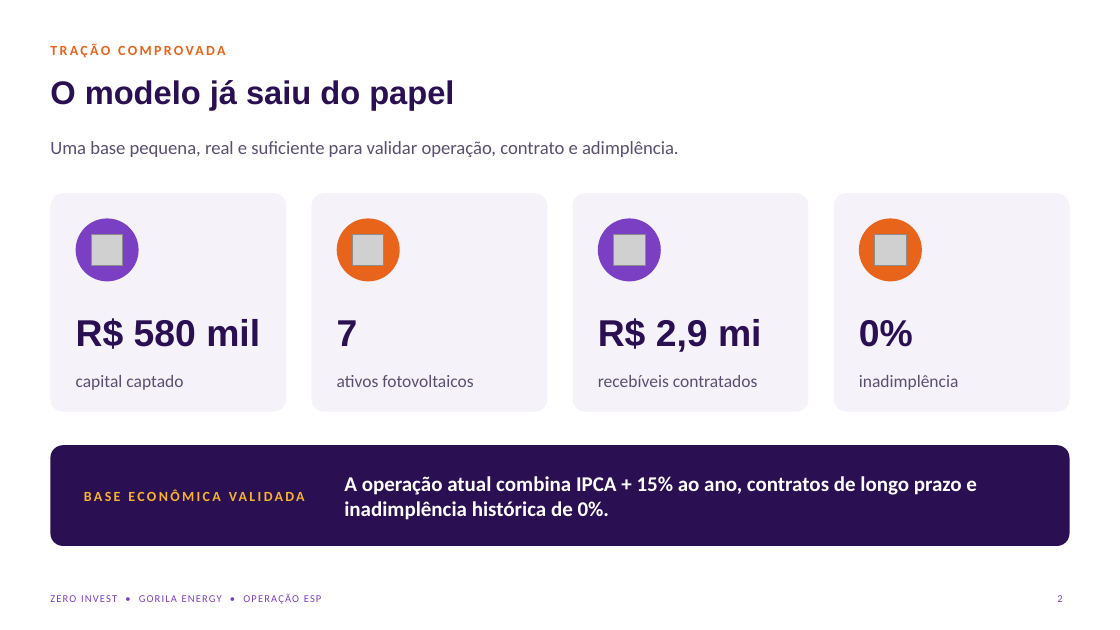
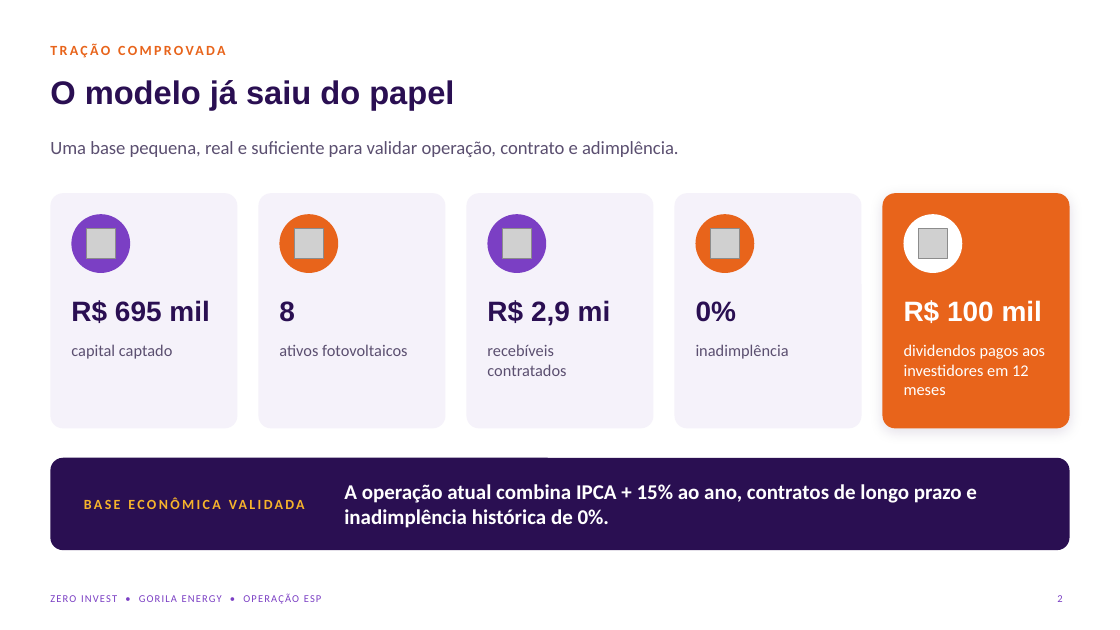
Before and after one commit to andradedrumondricardo-cell/Investidores, a slide deck: slide 2 of docs/ZeroInvest_Apresentacao_Investidores.pptx. Drawn at 1120x630 pixels with LibreOffice and Linux fonts; fonts in the diff are those of the drawing; grey boxes stand for pictures. Boxes give left, top, right and bottom in pixels: in the first picture for what was removed or moved away, otherwise in the second. Text is boxed around its words. In the diff, an @@ line names an element or a change of style, - is before the commit and + after.

```diff
--- a/docs/ZeroInvest_Apresentacao_Investidores.pptx
+++ b/docs/ZeroInvest_Apresentacao_Investidores.pptx
@@ rounded rectangle: place and size @@
-rounded rectangle at (50, 193, 287, 412)
+rounded rectangle at (50, 193, 238, 429)
@@ rounded rectangle: place and size @@
-rounded rectangle at (312, 193, 548, 412)
+rounded rectangle at (259, 193, 446, 429)
@@ rounded rectangle: place and size @@
-rounded rectangle at (573, 193, 809, 412)
+rounded rectangle at (466, 193, 654, 429)
@@ rounded rectangle: place and size @@
-rounded rectangle at (833, 193, 1070, 412)
+rounded rectangle at (675, 193, 862, 429)
@@ rounded rectangle added at (883, 193, 1070, 429), fill #E8641B @@
@@ ellipse: place and size @@
-ellipse at (76, 218, 139, 281)
+ellipse at (71, 214, 130, 273)
@@ picture: place and size @@
-picture at (92, 234, 124, 266)
+picture at (86, 229, 115, 259)
@@ ellipse: place and size @@
-ellipse at (337, 218, 400, 281)
+ellipse at (280, 214, 339, 273)
@@ picture: place and size @@
-picture at (353, 234, 385, 266)
+picture at (294, 229, 323, 259)
@@ ellipse: place and size @@
-ellipse at (598, 218, 661, 281)
+ellipse at (487, 214, 546, 273)
@@ picture: place and size @@
-picture at (613, 234, 645, 266)
+picture at (502, 229, 532, 259)
@@ ellipse: place and size @@
-ellipse at (859, 218, 922, 281)
+ellipse at (696, 214, 755, 273)
@@ picture: place and size @@
-picture at (875, 234, 907, 266)
+picture at (710, 229, 739, 259)
@@ ellipse added at (904, 214, 963, 273), fill #FFFFFF @@
@@ picture added at (918, 229, 948, 259) @@
@@ text "R$ 2,9 mi": place and size @@
-text "R$ 2,9 mi" at (598, 318, 762, 352)
+text "R$ 2,9 mi" at (487, 300, 611, 326)
@@ text "R$ 2,9 mi" at (487, 300, 611, 326): size 32 to 24 pt @@
@@ text "0%" at (696, 301, 736, 322): size 32 to 24 pt @@
@@ text "0%": place and size @@
-text "0%" at (859, 320, 913, 347)
+text "0%" at (696, 301, 736, 322)
@@ text at (71, 300, 209, 323): text changed; size 32 to 24 pt @@
-R$ 580 mil
+R$ 695 mil
@@ text at (279, 301, 295, 322): text changed; size 32 to 24 pt @@
-7
+8
@@ text added at (904, 300, 1042, 323), 24 pt, text #FFFFFF, bold @@
+R$ 100 mil
@@ text "capital captado": place and size @@
-text "capital captado" at (76, 375, 183, 390)
+text "capital captado" at (71, 344, 172, 359)
@@ text "ativos fotovoltaicos": place and size @@
-text "ativos fotovoltaicos" at (337, 375, 473, 387)
+text "ativos fotovoltaicos" at (279, 344, 407, 356)
@@ text "recebíveis contratados": place and size @@
-text "recebíveis contratados" at (598, 375, 758, 387)
+text "recebíveis contratados" at (487, 344, 566, 376)
@@ size 15 to 14 pt; vertical alignment middle to top in 4 elements at (71, 344, 172, 359), (279, 344, 407, 356), (487, 344, 566, 376), (696, 344, 789, 359) @@
@@ text "inadimplência": place and size @@
-text "inadimplência" at (859, 375, 959, 390)
+text "inadimplência" at (696, 344, 789, 359)
@@ text added at (904, 344, 1045, 395), 14 pt, text #FFFFFF @@
+dividendos pagos aos investidores em 12 meses
@@ proportions changed in 5 elements at (50, 193, 238, 429), (259, 193, 446, 429), (466, 193, 654, 429), (675, 193, 862, 429), (50, 458, 1070, 550) @@
@@ rounded rectangle: place and size @@
-rounded rectangle at (50, 445, 1070, 546)
+rounded rectangle at (50, 458, 1070, 550)
@@ text "BASE ECONÔMICA VALIDADA" rewrapped from (84, 445, 336, 546) to (84, 458, 336, 550) @@
@@ text "A operação atual combina IPCA ...": place and size @@
-text "A operação atual combina IPCA ..." at (344, 476, 977, 520)
+text "A operação atual combina IPCA ..." at (344, 484, 977, 528)
```
